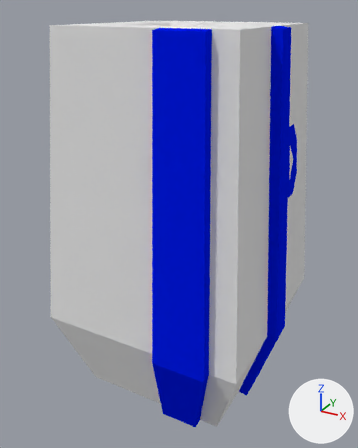
Two versions of the Blender file Assets/_Models/kGun.blend, one commit apart.
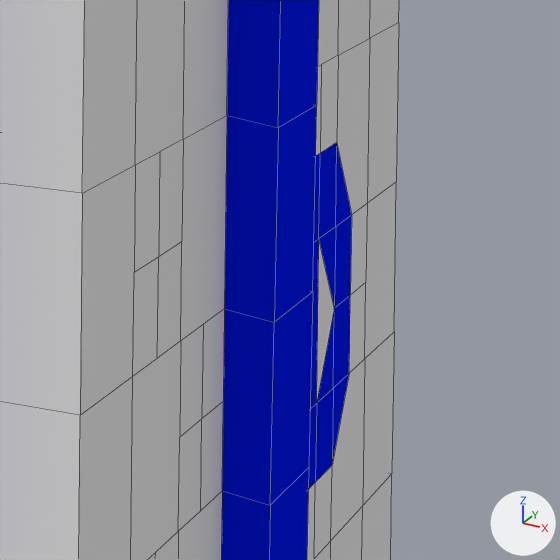
Each version is shown whole from a camera (50 mm lens) standing at (2.14, -4.04, 1.85) and looking at (-0.05, -0.06, -0.14), then close up on the part from 62% to 96% of the width and 21% to 48% of the height. Arrows for +X, +Y and +Z are at lower right; the lights stay in place. The close-ups show mesh edges as thin lines.
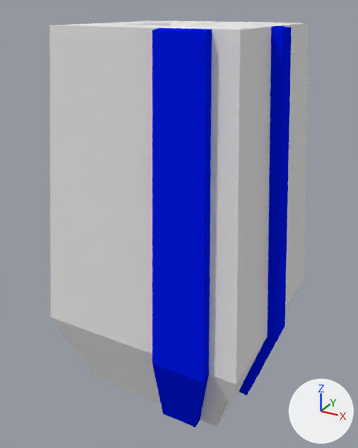
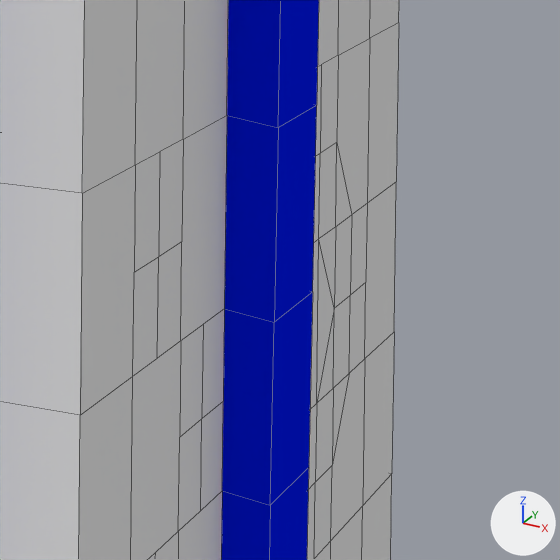
Boxes [x1, y1, x2, y2] around the edits, measured in the close-ups (560 x 560 px):
```json
{"part": 1, "of": "me_cube", "change": "recoloured", "before": [308, 143, 352, 489], "after": [308, 143, 352, 489], "on screen": "blue to white"}
```

The change, as JSON lines over the scene's bpy script:
```json
{"block": "me_cube", "where": "me_cube.from_pydata(...)  # 828 vertices, 819 faces; spans x -1.1..1.09, y -1.1..1.09, z -1.86..1.71"}
{"block": "me_cube", "where": "# used by ob_cube; location = (0.0, 0.0, 0.0)"}
{"block": "me_cube", "change": "me_cube part 1: 11 of the faces centred in x 0.88..0.91, y 0.27..0.51, z 0.27..0.78 switch from mat_kgundecal (blue #0019e7) to mat_kgunbase (white #e7e7e7)"}
```
